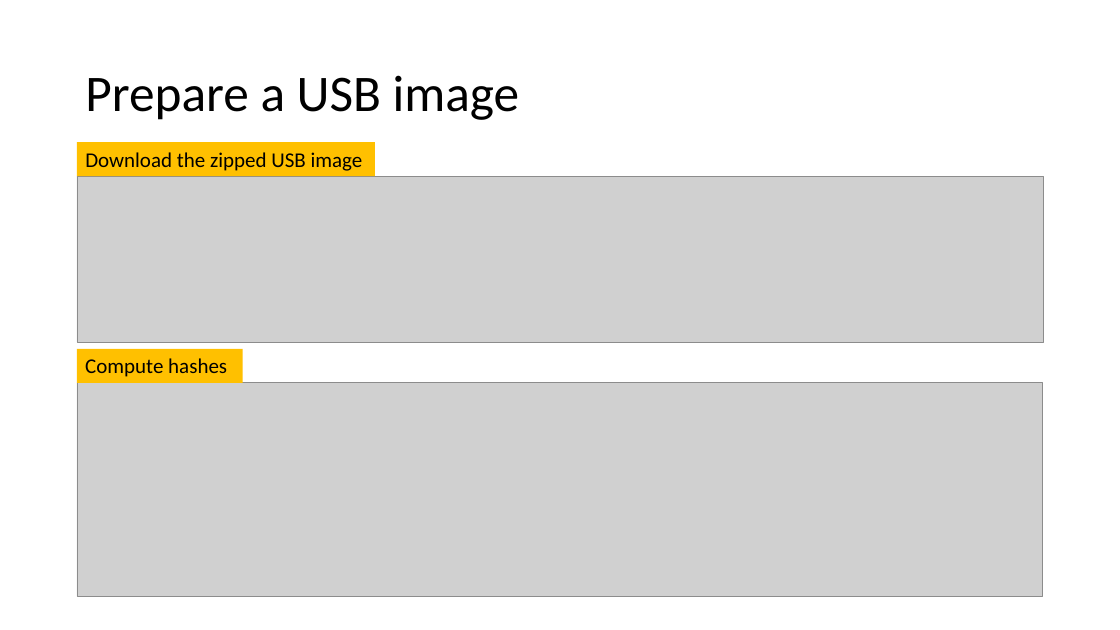
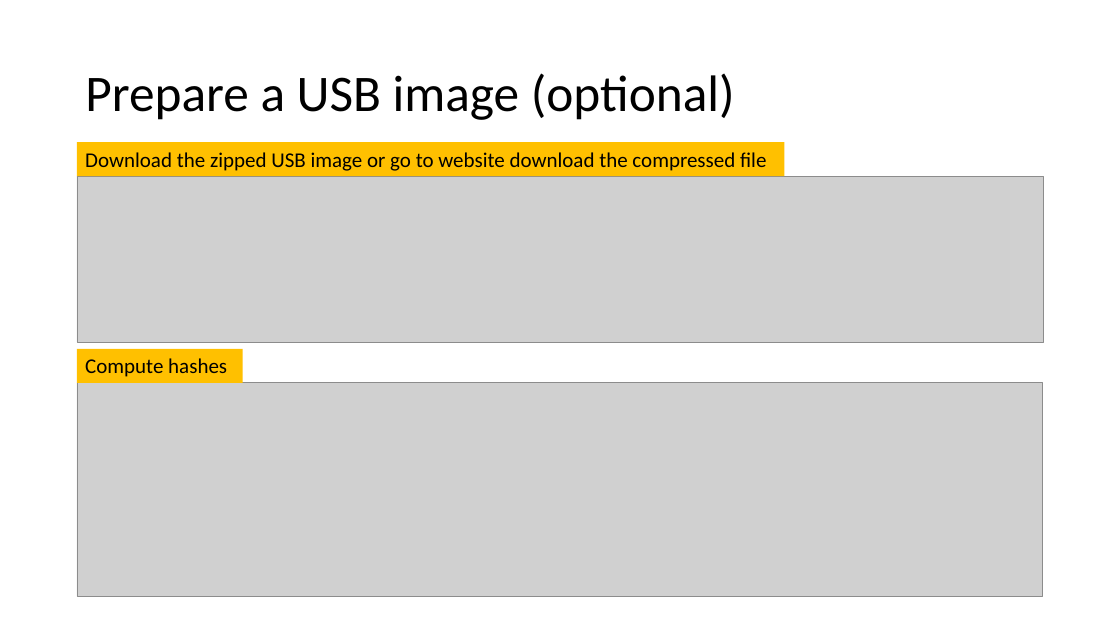
Before and after one commit to frankwxu/digital-forensics-lab, a slide deck: slide 33 of Basic_Computer_Skills_for_Forensics/5_Introduction_to_digital_forensics.pptx (slide 18 before the commit). Drawn at 1120x630 pixels with LibreOffice and Linux fonts; fonts in the diff are those of the drawing; grey boxes stand for pictures; background and template pictures are left out. Boxes give left, top, right and bottom in pixels: in the first picture for what was removed or moved away, otherwise in the second. Text is boxed around its words. In the diff, an @@ line names an element or a change of style, - is before the commit and + after.

```diff
--- a/Basic_Computer_Skills_for_Forensics/5_Introduction_to_digital_forensics.pptx
+++ b/Basic_Computer_Skills_for_Forensics/5_Introduction_to_digital_forensics.pptx
@@ title at <box>85,73,735,120</box>: text changed @@
-Prepare a USB image
+Prepare a USB image (optional)
@@ rectangle "Download the zipped USB image ...": place and size @@
-rectangle "Download the zipped USB image ..." at <box>77,142,376,176</box>
+rectangle "Download the zipped USB image ..." at <box>77,142,785,176</box>
@@ text in rectangle at <box>85,152,766,171</box>: text changed @@
-Download the zipped USB image
+Download the zipped USB image or go to website download the compressed file
```
Also in this commit, not shown: 1 other slide changed, 1 slide added, 1 slide removed.
